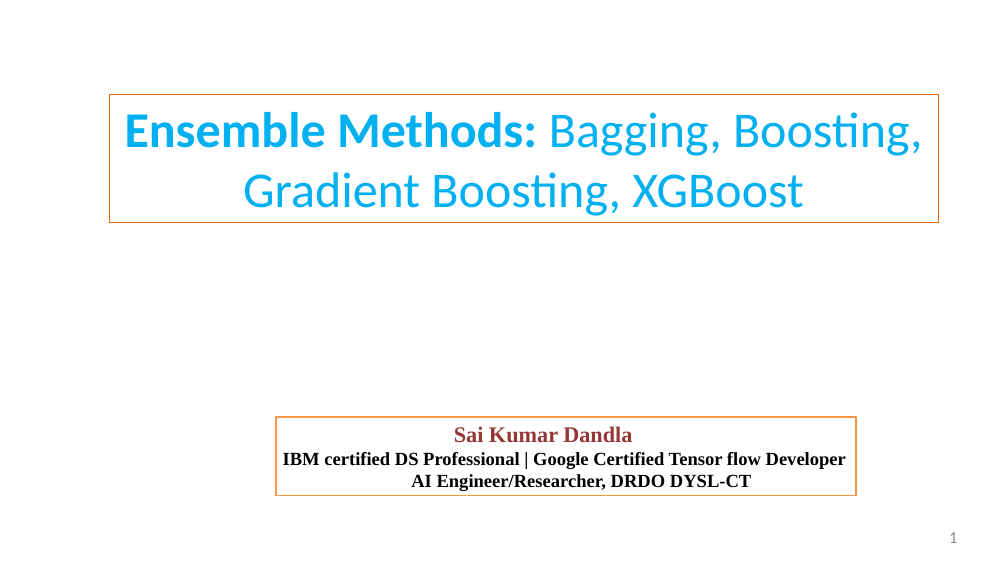
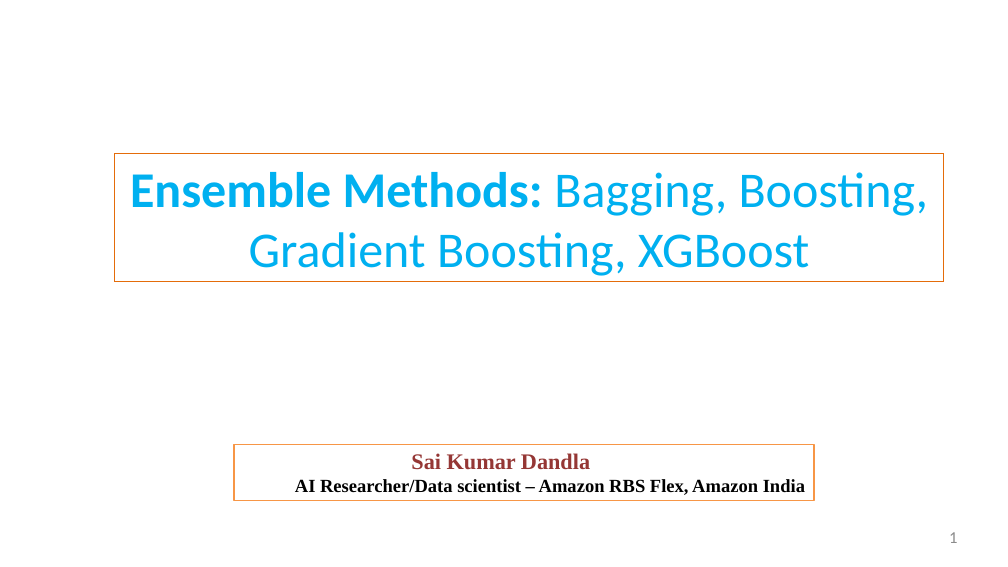
Before and after one commit to Saidsp19/NITW-FDP-Advance-AI-ML, a slide deck: slide 1 of Ensemble_Methods.pptx. Drawn at 1008x567 pixels with LibreOffice and Linux fonts; fonts in the diff are those of the drawing. Boxes give left, top, right and bottom in pixels: in the first picture for what was removed or moved away, otherwise in the second. Text is boxed around its words. In the diff, an @@ line names an element or a change of style, - is before the commit and + after.

```diff
--- a/Ensemble_Methods.pptx
+++ b/Ensemble_Methods.pptx
@@ rectangle "Ensemble Methods: Bagging, Boosting,": place and size @@
-rectangle "Ensemble Methods: Bagging, Boosting," at <box>109,95,939,223</box>
+rectangle "Ensemble Methods: Bagging, Boosting," at <box>115,153,944,282</box>
@@ rectangle "Sai Kumar Dandla": place and size @@
-rectangle "Sai Kumar Dandla" at <box>276,417,857,496</box>
+rectangle "Sai Kumar Dandla" at <box>233,444,814,500</box>
@@ text in rectangle at <box>295,479,805,495</box>: text changed @@
-IBM certified DS Professional | Google Certified Tensor flow Developer
-AI Engineer/Researcher, DRDO DYSL-CT
+AI Researcher/Data scientist – Amazon RBS Flex, Amazon India
```
